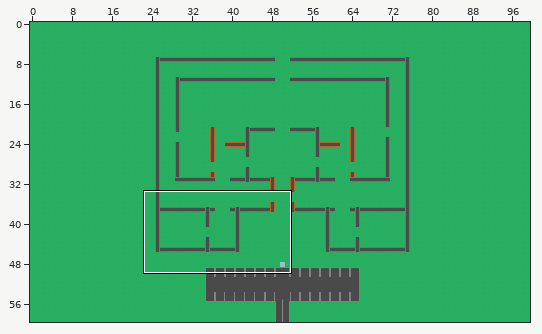
An edit to a level. Tiled map, Shooter/maps/map2.tmx. The first picture is a wide view before the edit; the outline marks the close-up.
Close-up. As it was:
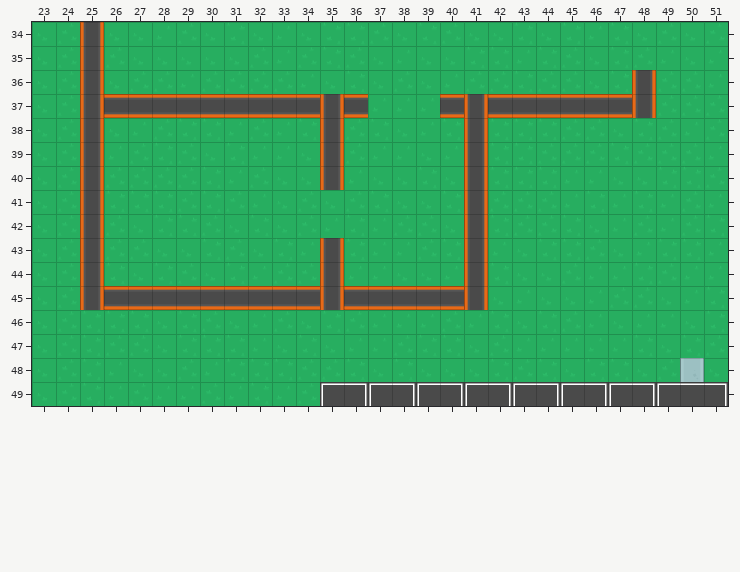
Cells are 64x64 px. Shown: x 23..51, y 34..49. The commit also changed other parts of the map, which this record leaves out.
And afterwards:
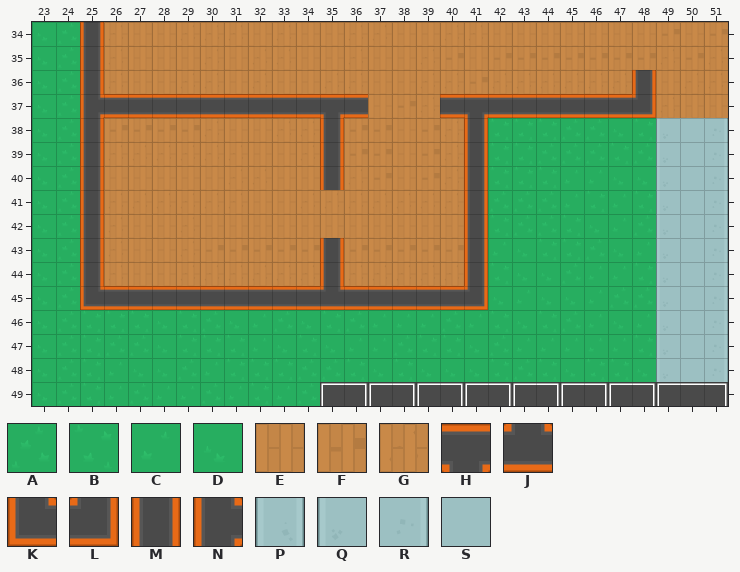
Key: from "Kenny Topdown Pack": A 0, B 1, C 2, D 3, E 42, F 44, G 46, H 111, J 112, K 135, L 136, M 137, N 138, P 299, Q 328, R 329, S 330.
_ is an empty cell.
Tiles replaced or removed in this view: A, B, C, D, M, P.
What changed:
Changed rows in their new state; . is an unchanged cell.
Layer "Ground":
first column x 26:
34 GEEGGGEGEEGGEEGGEEEEEEEFEF
35 GEEEGEGGEEGEEGFEFFFFFFFGFG
36 GEEGGEGEEGGEEGGFGGGGGG.EGG
37 ...........EFG.........GEE
38 FFFFGEEGG.FFEFG........QSR
39 GGGGGGEEG.FFEFG........QSR
40 EEEEEGGEE.GFEFG........QSR
41 GGGGGGEEGGGGGGG........QSR
42 GEEGEEEEEEEEEEE........QSR
43 GEEGFFFFF.FFFFF........QSR
44 GEEGGGGGG.GGGGG........QSR
45 .......................QSR
46 .......................QSR
47 .......................QSR
48 .......................QSR
Layer "Walls":
first column x 25:
37 N.........H.....H......L
first column x 25:
45 K.........J.....L
Pixel boxes of the changes (left, top, right, bottom) in both close-ups:
changed: (80, 22, 728, 382)
